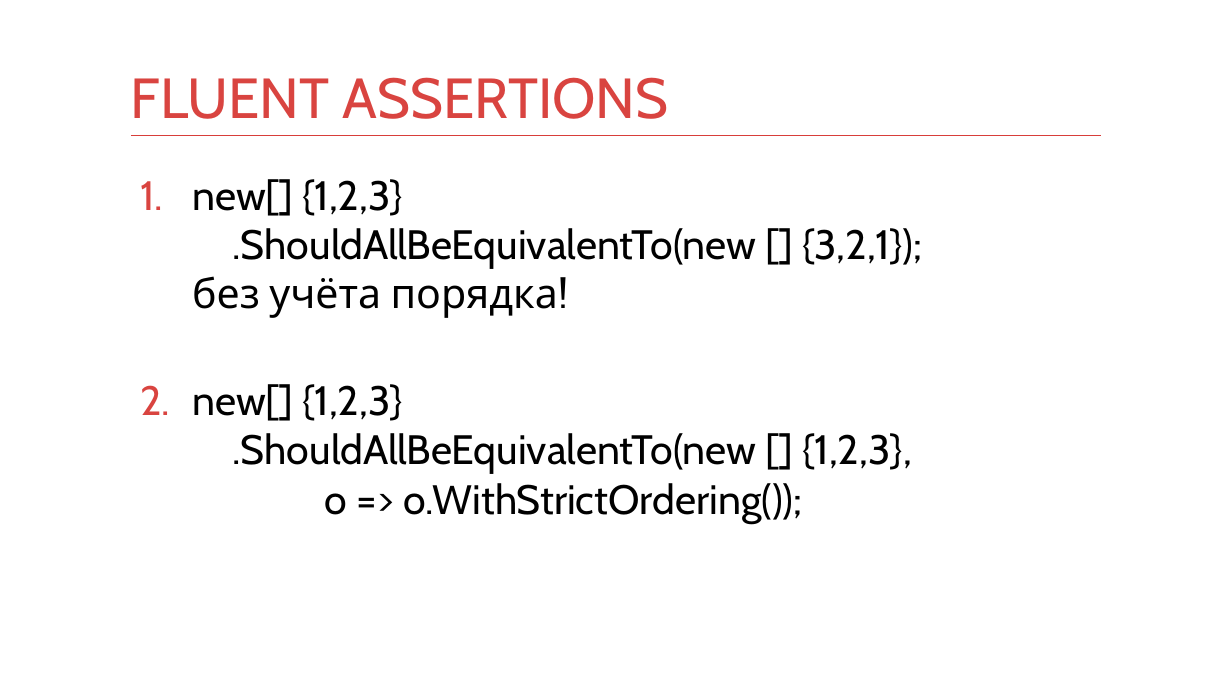
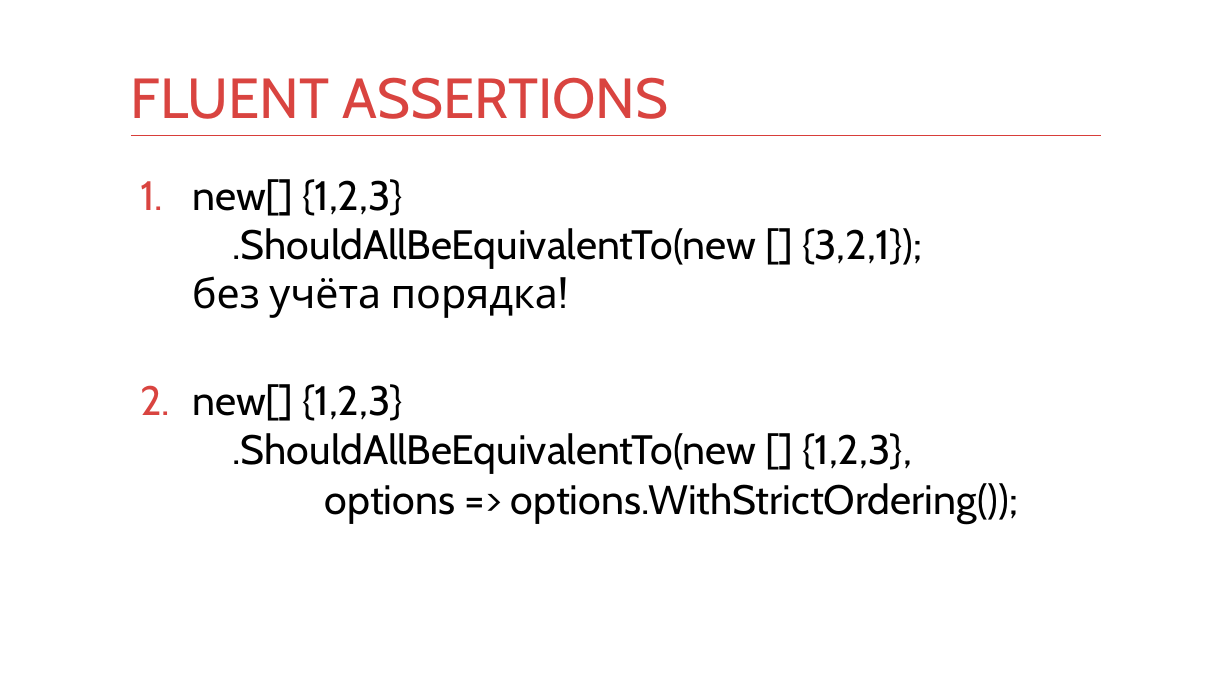
Before and after one commit to kontur-courses/testing, a slide deck: slide 15 of testing.pptx. Drawn at 1232x693 pixels with LibreOffice and Linux fonts; fonts in the diff are those of the drawing. Boxes give left, top, right and bottom in pixels: in the first picture for what was removed or moved away, otherwise in the second. Text is boxed around its words. In the diff, an @@ line names an element or a change of style, - is before the commit and + after.

```diff
--- a/testing.pptx
+++ b/testing.pptx
@@ text at <box>192,384,1018,524</box>: text changed @@
-2. new[] {1,2,3}
-   .ShouldAllBeEquivalentTo(new [] {1,2,3},
-   o => o.WithStrictOrdering());
+2. new[] {1,2,3}
+   .ShouldAllBeEquivalentTo(new [] {1,2,3},
+   options => options.WithStrictOrdering());
```
